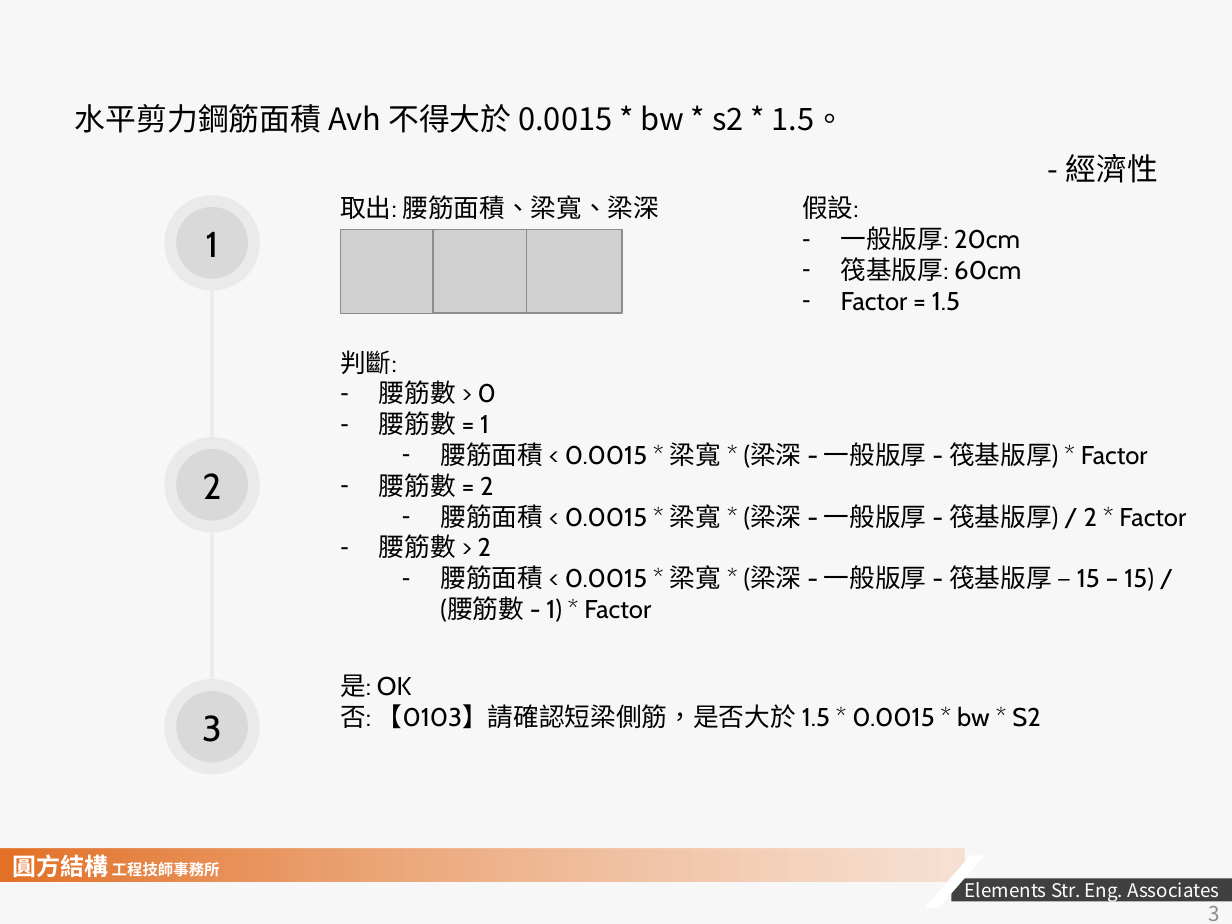
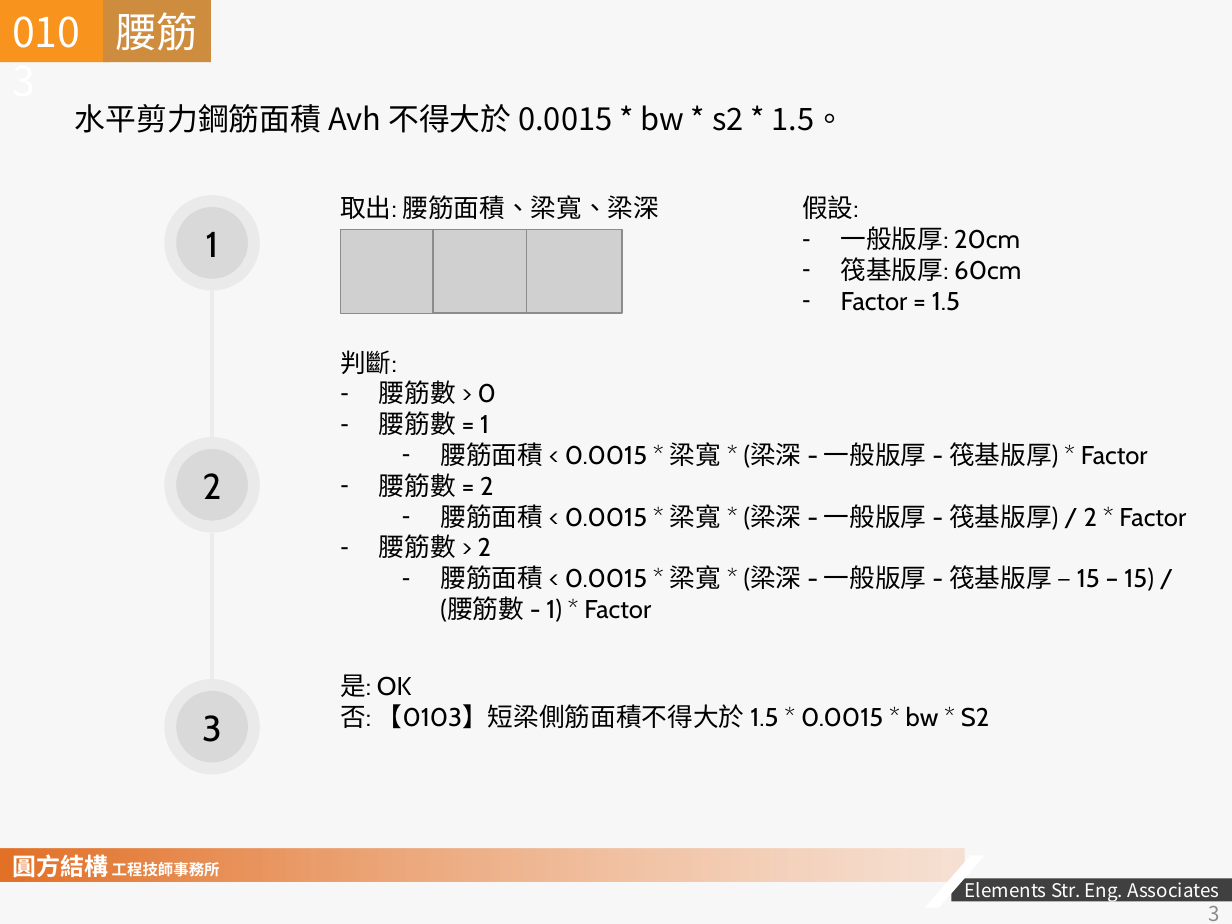
Before and after one commit to skyran1278/VbaProject, a slide deck: slide 3 of 20170524_RCScan/2018-1207 RC SCAN 說明文件.pptx. Drawn at 1232x924 pixels with LibreOffice and Linux fonts; fonts in the diff are those of the drawing; grey boxes stand for pictures; background and template pictures are left out. Boxes give left, top, right and bottom in pixels: in the first picture for what was removed or moved away, otherwise in the second. Text is boxed around its words. In the diff, an @@ line names an element or a change of style, - is before the commit and + after.

```diff
--- a/20170524_RCScan/2018-1207 RC SCAN 說明文件.pptx
+++ b/20170524_RCScan/2018-1207 RC SCAN 說明文件.pptx
@@ rectangle added at (0, 0, 110, 62), fill #F8931D, 24 pt, text #FFFFFF @@
+0103
@@ rectangle added at (103, 0, 212, 62), fill #CE8D3E, 24 pt, text #FFFFFF @@
+腰筋
@@ text removed at (1065, 154, 1157, 183) @@
-- 經濟性
@@ text at (340, 704, 989, 729): text changed @@
-否: 【0103】請確認短梁側筋，是否大於 1.5 * 0.0015 * bw * S2
+否: 【0103】短梁側筋面積不得大於 1.5 * 0.0015 * bw * S2
```
Also in this commit, not shown: 5 other slides changed, 17 slides added, 8 slides removed, 2 other files.
